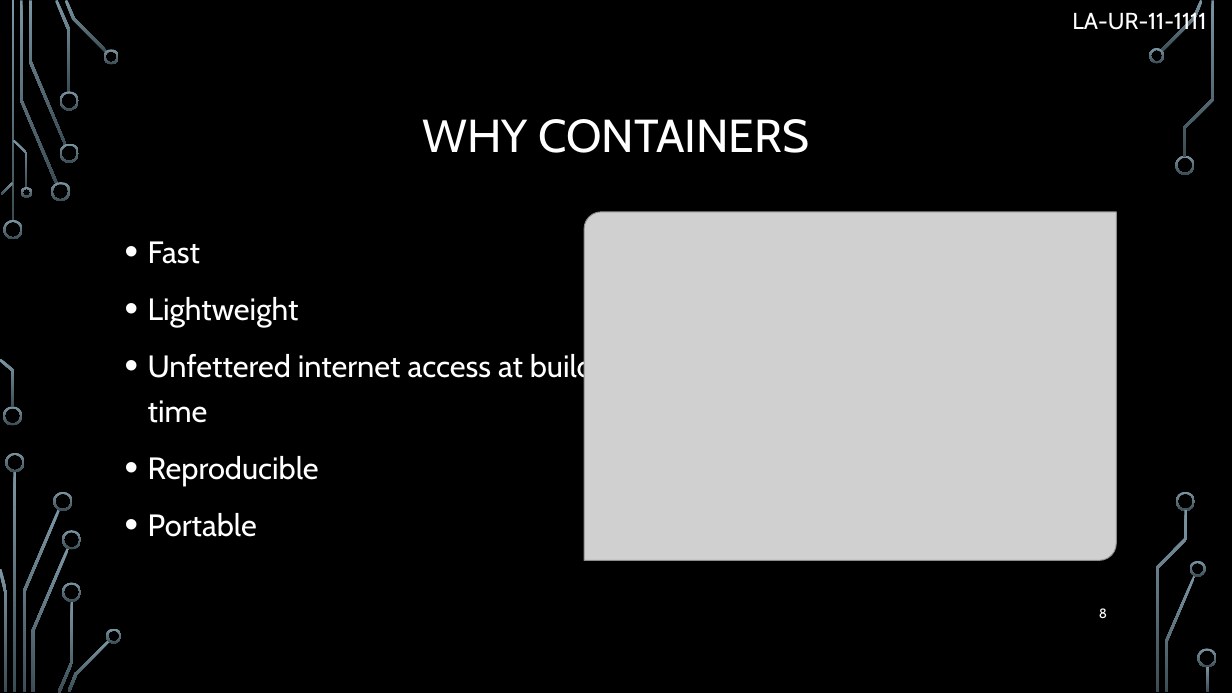
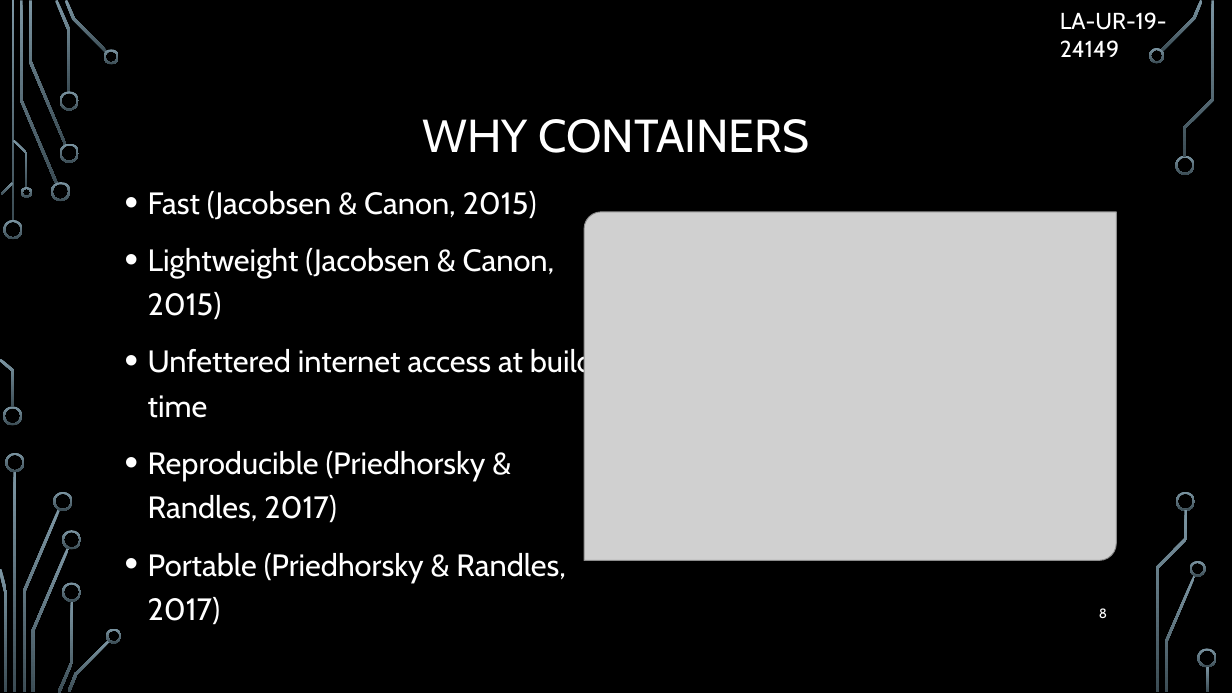
Before and after one commit to Brofessional/thesis-v2, a slide deck: slide 8 of presentation.pptx. Drawn at 1232x693 pixels with LibreOffice and Linux fonts; fonts in the diff are those of the drawing; grey boxes stand for pictures; background and template pictures are left out. Boxes give left, top, right and bottom in pixels: in the first picture for what was removed or moved away, otherwise in the second. Text is boxed around its words. In the diff, an @@ line names an element or a change of style, - is before the commit and + after.

```diff
--- a/presentation.pptx
+++ b/presentation.pptx
@@ text at [1060, 12, 1167, 57]: text changed @@
-LA-UR-11-1111
+LA-UR-19-24149
@@ text "Fast (Jacobsen & Canon, 2015)": place and size @@
-text "Fast (Jacobsen & Canon, 2015)" at [148, 241, 594, 537]
+text "Fast (Jacobsen & Canon, 2015)" at [148, 191, 594, 625]
@@ text at [148, 191, 555, 320]: text changed @@
-• Fast
-• Lightweight
+• Fast (Jacobsen & Canon, 2015)
+• Lightweight (Jacobsen & Canon, 2015)
@@ text at [148, 451, 566, 625]: text changed @@
-• Reproducible
-• Portable
+• Reproducible (Priedhorsky & Randles, 2017)
+• Portable (Priedhorsky & Randles, 2017)
```
Also in this commit, not shown: 30 other slides changed, 1 other file.
